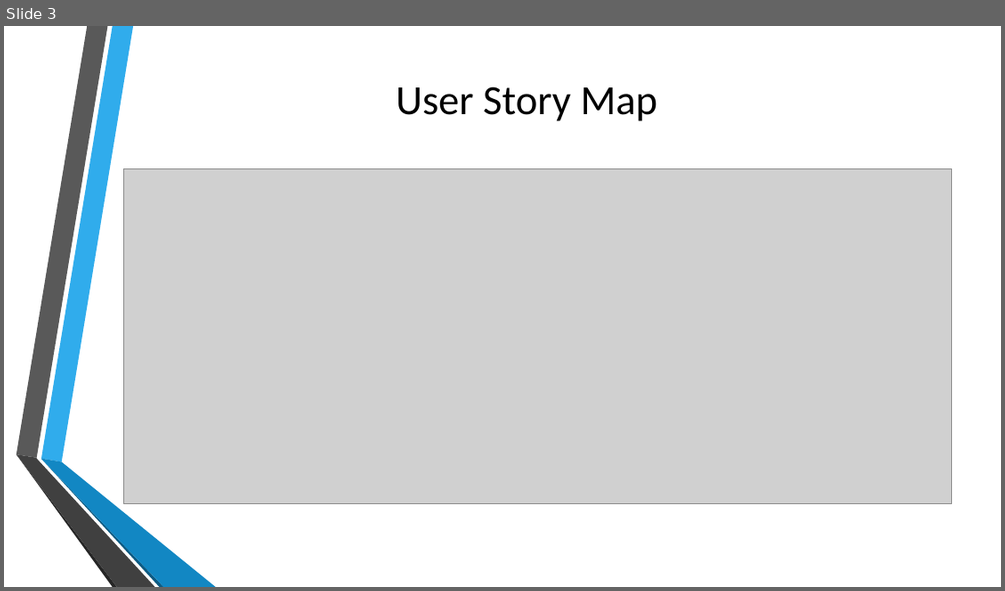
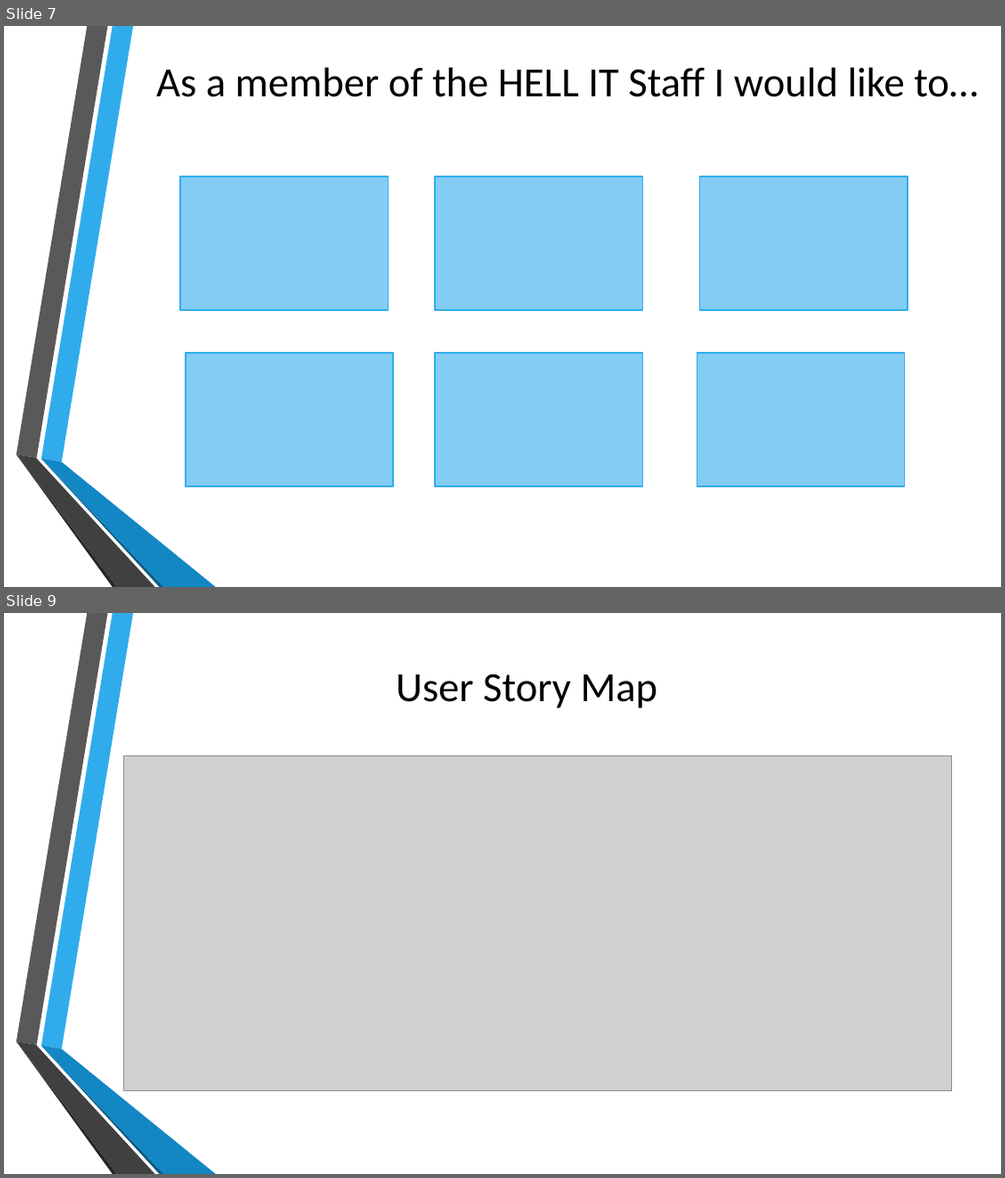
Before and after one commit to QuinnBast/ENSE-470-Project, a slide deck: Milestone 3/Milestone3.pptx. Shown one above the other, each under a label of ours: slide 3 before the commit, slides 7 and 9 after it; the slides between them are not shown. The pictures are 1005x591 and 1005x1178 pixels, drawn with LibreOffice and Linux fonts; fonts in the diff are those of the drawing; grey boxes stand for pictures; background and template pictures are left out. Boxes give left, top, right and bottom in pixels: in the first picture for what was removed or moved away, otherwise in the second. Text is boxed around its words. In the diff, an @@ line names an element or a change of style, - is before the commit and + after.

Commit message:
*Update to Powerpoint *Added SoftwareApprover example *Provided templates for User and HELL IT Staff maps

```diff
--- a/Milestone 3/Milestone3.pptx
+++ b/Milestone 3/Milestone3.pptx
@@ slide 7 added at bbox=[4, 26, 1001, 587], background picture (left out); not listed: 6 template elements that a slide beside it also shows @@
@@ title added at bbox=[156, 67, 978, 97], 40 pt, text #000000 @@
+As a member of the HELL IT Staff I would like to…
@@ rectangle added at bbox=[180, 176, 388, 310], fill #83CDF4, outline #30ACEC 1.25 pt @@
@@ rectangle added at bbox=[435, 176, 643, 310], fill #83CDF4, outline #30ACEC 1.25 pt @@
@@ rectangle added at bbox=[700, 176, 908, 310], fill #83CDF4, outline #30ACEC 1.25 pt @@
@@ rectangle added at bbox=[186, 353, 394, 487], fill #83CDF4, outline #30ACEC 1.25 pt @@
@@ rectangle added at bbox=[435, 353, 643, 487], fill #83CDF4, outline #30ACEC 1.25 pt @@
@@ rectangle added at bbox=[697, 353, 905, 487], fill #83CDF4, outline #30ACEC 1.25 pt @@
@@ what was slide 3 is now slide 9 @@
```
Also in this commit, not shown: 5 other slides added, 6 other files.
